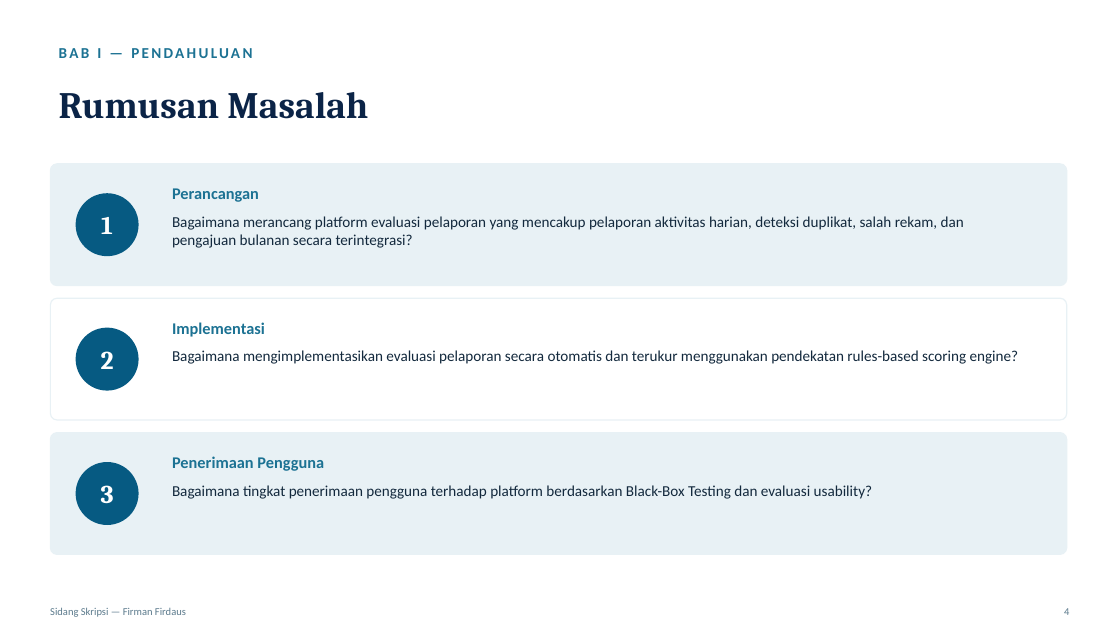
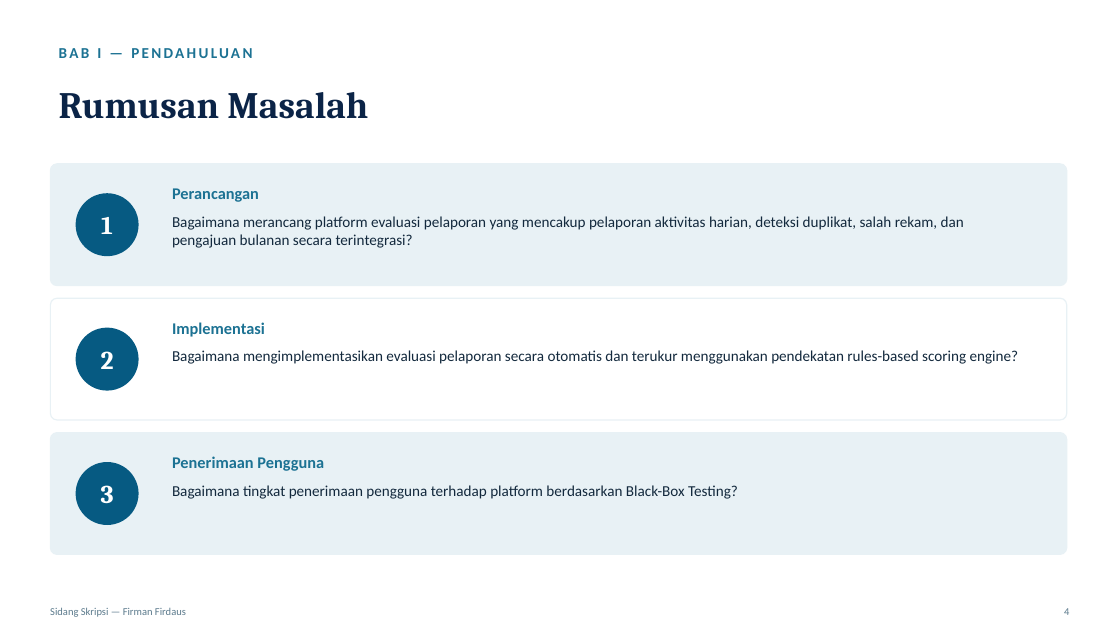
Before and after one commit to avvy-lavoienne/skripsi, a slide deck: slide 4 of Skripsi_Firman_Firdaus.pptx. Drawn at 1120x630 pixels with LibreOffice and Linux fonts; fonts in the diff are those of the drawing. Boxes give left, top, right and bottom in pixels: in the first picture for what was removed or moved away, otherwise in the second. Text is boxed around its words. In the diff, an @@ line names an element or a change of style, - is before the commit and + after.

```diff
--- a/Skripsi_Firman_Firdaus.pptx
+++ b/Skripsi_Firman_Firdaus.pptx
@@ text at (172,485,738,499): text changed @@
-Bagaimana tingkat penerimaan pengguna terhadap platform berdasarkan Black-Box Testing dan evaluasi usability?
+Bagaimana tingkat penerimaan pengguna terhadap platform berdasarkan Black-Box Testing?
```
Also in this commit, not shown: 1 other slide changed.
